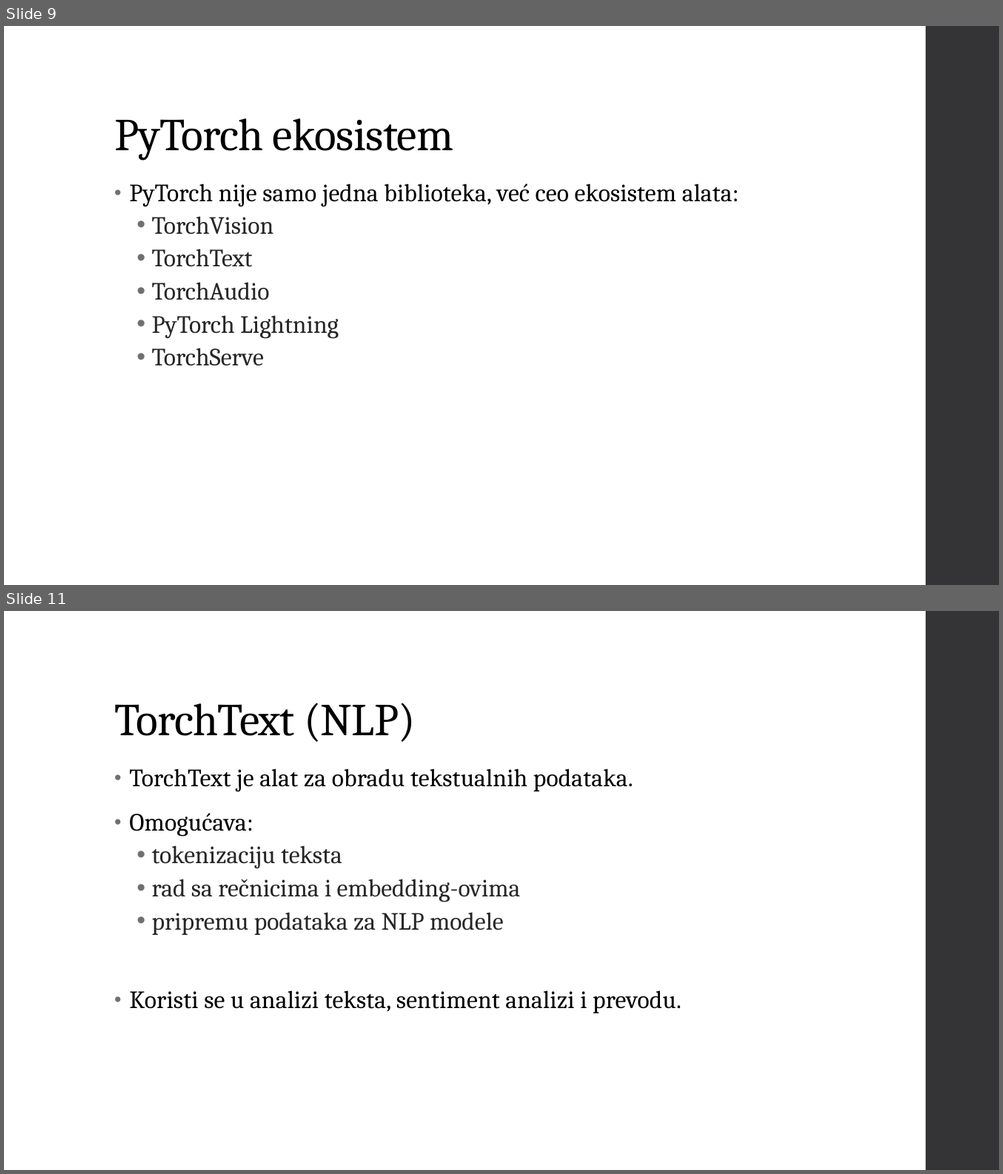
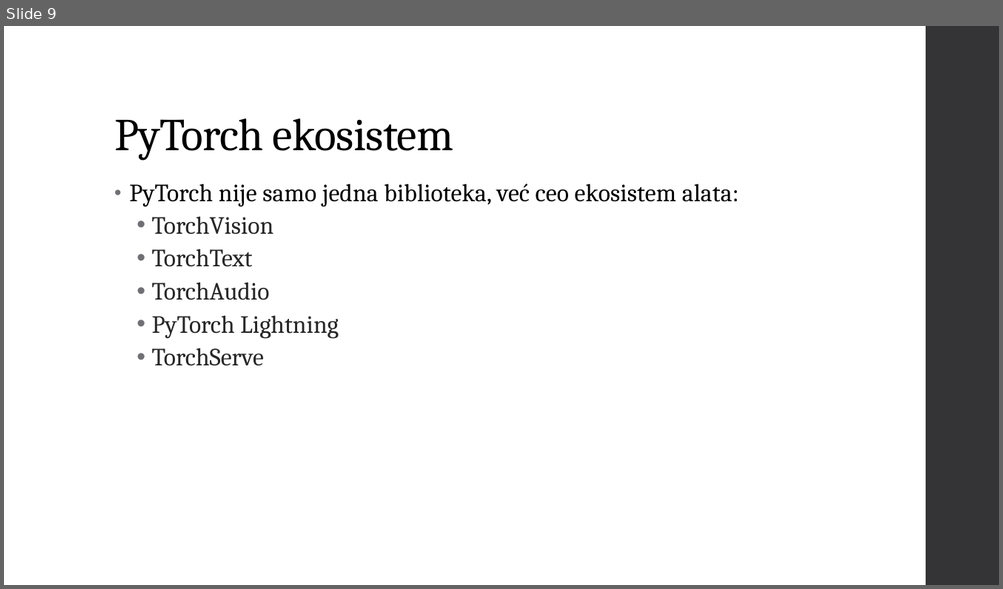
Before and after one commit to Vukasin211/AccountantAI, a slide deck: Vukasin Popovic Prezentacije/Vukasin Popovic PyTorch Tema 2.pptx. Shown one above the other, each under a label of ours: slides 9 and 11 before the commit, slide 9 after it; the slides between them are not shown. The pictures are 1003x1174 and 1003x589 pixels, drawn with LibreOffice and Linux fonts; fonts in the diff are those of the drawing. Boxes give left, top, right and bottom in pixels: in the first picture for what was removed or moved away, otherwise in the second. Text is boxed around its words. In the diff, an @@ line names an element or a change of style, - is before the commit and + after.

```diff
--- a/Vukasin Popovic Prezentacije/Vukasin Popovic PyTorch Tema 2.pptx
+++ b/Vukasin Popovic Prezentacije/Vukasin Popovic PyTorch Tema 2.pptx
@@ slide 11 removed at (4,611,999,1170), background #FFFFFF; not listed: 1 template element that a slide beside it also shows @@
@@ title removed at (114,703,415,742) @@
-TorchText (NLP)
@@ text removed at (129,769,681,1014) @@
-• TorchText je alat za obradu tekstualnih podataka.
-• Omogućava:
-  • tokenizaciju teksta
-  • rad sa rečnicima i embedding-ovima
-  • pripremu podataka za NLP modele
-• Koristi se u analizi teksta, sentiment analizi i prevodu.
```
Also in this commit, not shown: 7 other slides removed, 2 other files.
